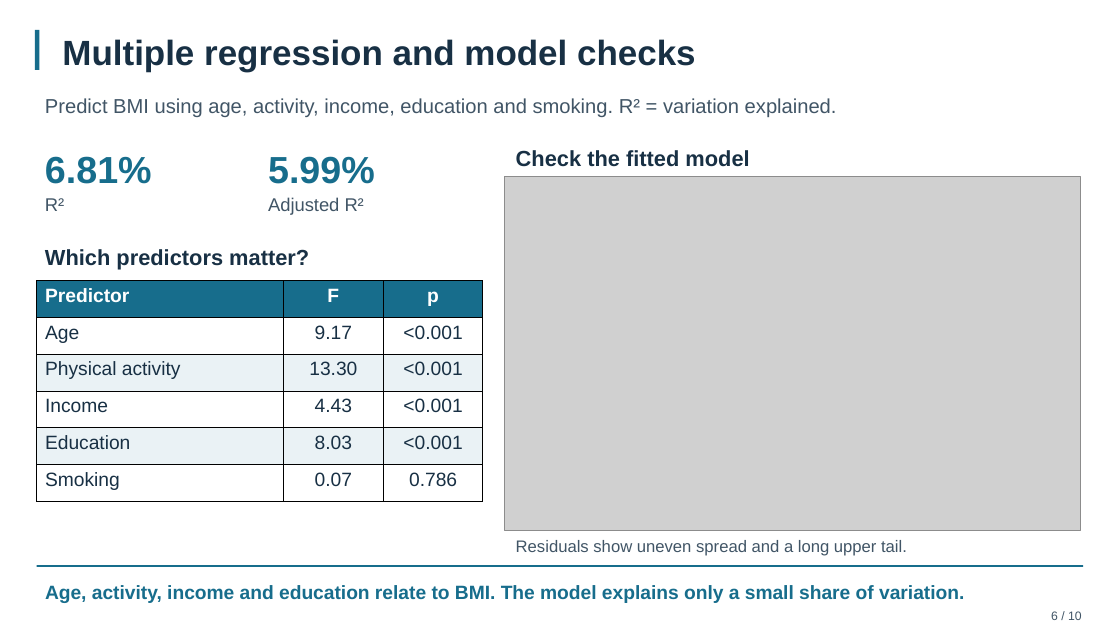
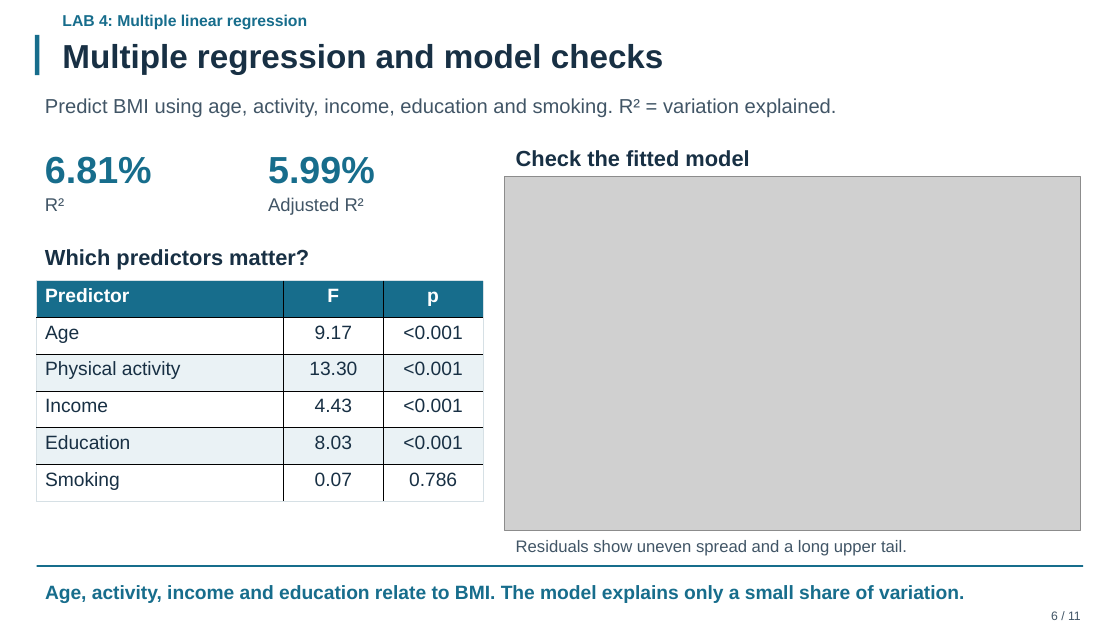
Before and after one commit to aryan8678/Maths-lab-project, a slide deck: slide 7 of submission/Diabetes_Statistics_Presentation.pptx. Drawn at 1120x630 pixels with LibreOffice and Linux fonts; fonts in the diff are those of the drawing; grey boxes stand for pictures. Boxes give left, top, right and bottom in pixels: in the first picture for what was removed or moved away, otherwise in the second. Text is boxed around its words. In the diff, an @@ line names an element or a change of style, - is before the commit and + after.

```diff
--- a/submission/Diabetes_Statistics_Presentation.pptx
+++ b/submission/Diabetes_Statistics_Presentation.pptx
@@ text added at <box>62,14,307,30</box>, 13.5 pt, text #176D8C, bold @@
+LAB 4: Multiple linear regression
@@ rectangle: place and size @@
-rectangle at <box>35,29,39,70</box>
+rectangle at <box>35,35,39,76</box>
@@ text "Multiple regression and model checks" at <box>62,44,664,75</box>: size 30 to 28.5 pt @@
@@ table at <box>37,281,484,501</box> @@
@@ borders changed @@
@@ text at <box>1051,611,1081,620</box>: text changed @@
-6 / 10
+6 / 11
```
Also in this commit, not shown: 9 other slides changed, 2 slides added, 1 slide removed, 14 other files.
